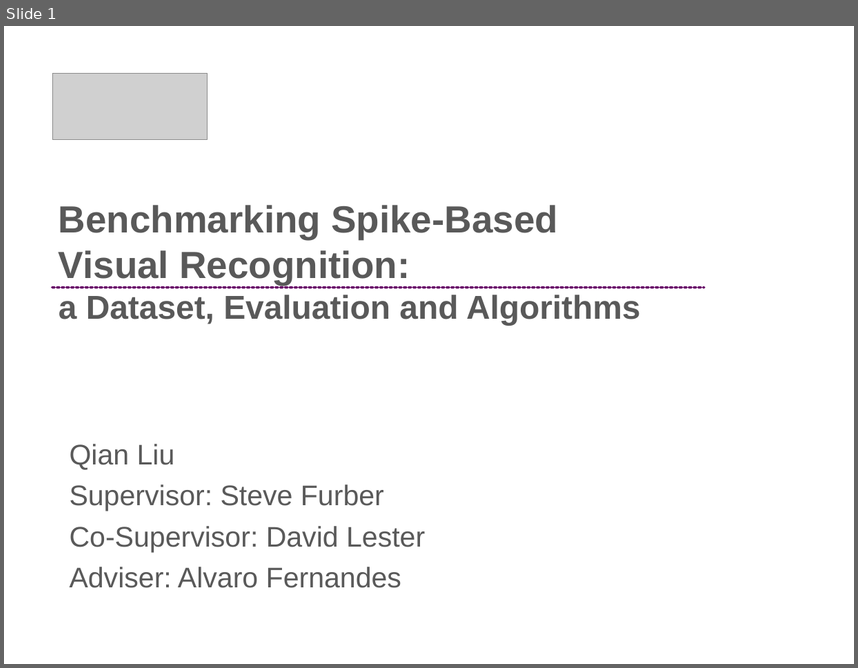
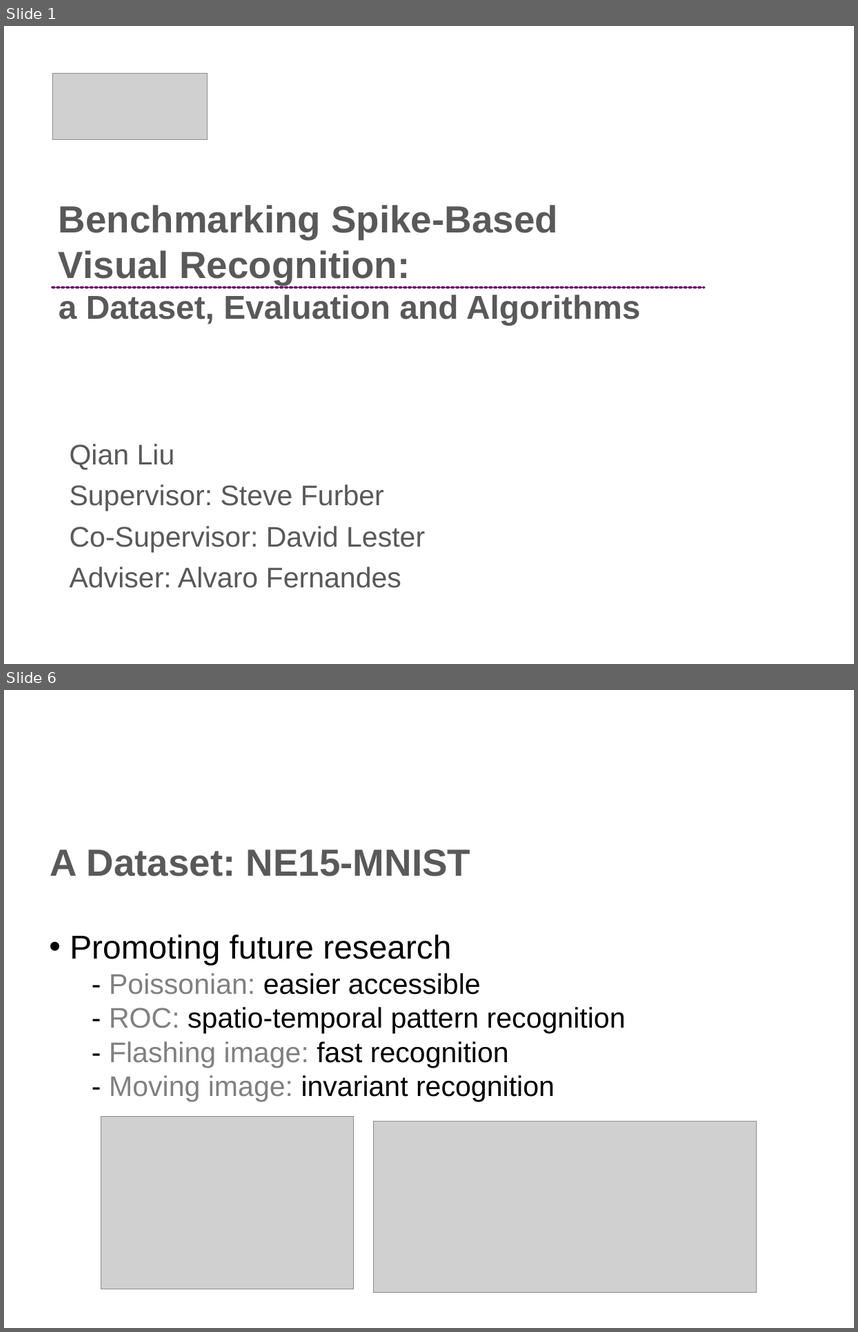
Before and after one commit to qian-liu/2nd_year_short_report, a slide deck: 2nd_year_int.pptx. Shown one above the other, each under a label of ours: slide 1 before the commit, slides 1 and 6 after it; the slides between them are not shown. The pictures are 858x668 and 858x1332 pixels, drawn with LibreOffice and Linux fonts; fonts in the diff are those of the drawing; grey boxes stand for pictures; background and template pictures are left out. Boxes give left, top, right and bottom in pixels: in the first picture for what was removed or moved away, otherwise in the second. Text is boxed around its words. In the diff, an @@ line names an element or a change of style, - is before the commit and + after.

```diff
--- a/2nd_year_int.pptx
+++ b/2nd_year_int.pptx
@@ slide 6 added at bbox=[4, 690, 854, 1328], background #FFFFFF @@
@@ text added at bbox=[50, 849, 470, 876], 32 pt, text #595959, bold @@
+A Dataset: NE15-MNIST
@@ text added at bbox=[70, 934, 626, 1101], 24 pt, text #000000 @@
+• Promoting future research
+  - Poissonian: easier accessible
+  - ROC: spatio-temporal pattern recognition
+  - Flashing image: fast recognition
+  - Moving image: invariant recognition
@@ picture added at bbox=[101, 1116, 353, 1288] @@
@@ picture added at bbox=[374, 1121, 756, 1292] @@
```
Also in this commit, not shown: 8 slides changed, 3 other slides added, 1 slide removed, 1 other file.
